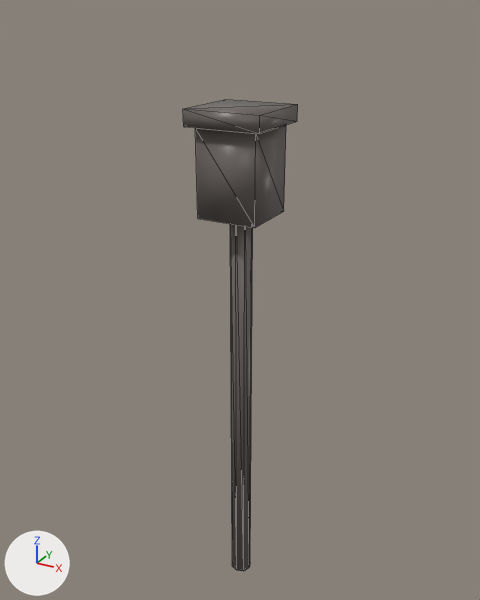
Renders of the glTF model assets/original/ember_art/town/lantern_post.glb from each side of a commit.
One viewpoint serves both versions: a camera (50 mm lens) standing at (1.56, -2.86, 3.29) and looking at (-0.05, 0.08, 1.82). Every picture has the same lights, and +X, +Y and +Z are marked at lower left. The first picture is the older version. Mesh edges are drawn as thin lines. Vertices at exactly the same position are counted once.

Objects in the first picture: 'lantern_post'.
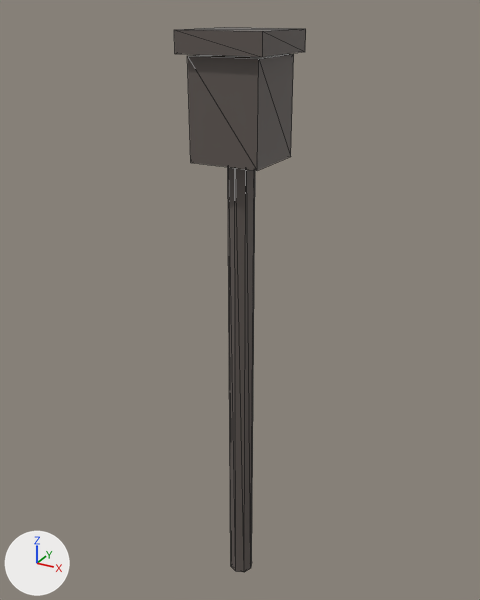
The change in detail:
me_cylinder_011 is used by ob_lantern_post; location (0.0, 0.0, 0.0).
me_cylinder_011 had 40 vertices, 64 faces and spanned x -0.2..0.2, y -0.2..0.2, z 0.0..2.86.
me_cylinder_011 now has 40 vertices, 64 faces and spans x -0.22..0.22, y -0.22..0.22, z 0.0..3.2.
me_cylinder_011 part 1: the loose piece of 16 vertices spanning x -0.06..0.06, y -0.06..0.06, z 0.0..2.6 is scaled about the mesh origin by (1.17, 1.17, 1.12).
me_cylinder_011 part 2: the loose piece of 8 vertices spanning x -0.16..0.16, y -0.16..0.16, z 2.33..2.77 is scaled about its middle by (1.13, 1.13, 1.09), then moved by (0.0, 0.0, 0.3).
me_cylinder_011 part 3: the loose piece of 8 vertices spanning x -0.2..0.2, y -0.2..0.2, z 2.78..2.86 is scaled about its middle by (1.1, 1.1, 1.25), then moved by (0.0, 0.0, 0.33).
Other edits to the shape of me_cylinder_011 do not show in these pictures.

Where the change shows, as pixel boxes [x1, y1, x2, y2] in the pictures (480 x 600 px; the box of a moved part takes in the faces that stretch with it):
'lantern_post', reshaped (15% wider, 15% taller): before [183, 99, 298, 571]; after [174, 27, 306, 572]
part 1 of me_cylinder_011, moved or reshaped: before [230, 224, 253, 571]; after [228, 167, 255, 572]
part 2 of me_cylinder_011, moved or reshaped: before [195, 125, 286, 228]; after [187, 54, 294, 171]
part 3 of me_cylinder_011, moved or reshaped: before [183, 99, 298, 134]; after [174, 27, 306, 57]
